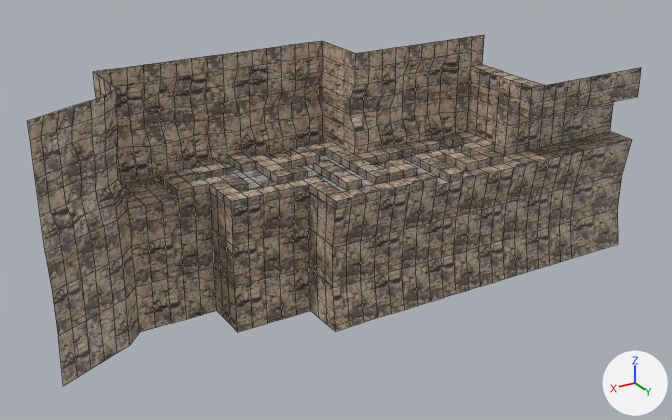
A saved change to the FBX model Assets/models/maps/e1m3.fbx.
One viewpoint serves both versions: a 50 mm lens placed at (0.315, 1.006, 0.412), pointed at (-0.239, 0.082, -0.05). Every picture has the same lights, and +X, +Y and +Z are marked at lower right. Mesh edges are drawn as thin lines. Objects named as collision shapes, trigger or cutter boxes, shadow casters or lower levels of detail are left out. Where no turn or scale is listed for an object, it has been applied to the vertices. Vertices at the same position are counted once.

Objects in the first picture: 'e1m3'.
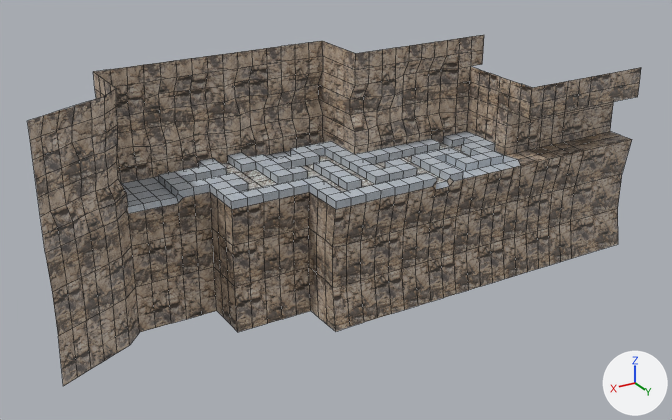
Where the change shows, as pixel boxes [x1, y1, x2, y2] in the pictures (672 x 420 px; the box of a moved part takes in the faces that stretch with it):
part 1 of me_e1m3, moved or reshaped
    both: [116, 170, 463, 256]
part 2 of me_e1m3, moved or reshaped
    both: [503, 153, 537, 203]
part 3 of me_e1m3, deleted
    before: [471, 65, 544, 88]
part 4 of me_e1m3, recoloured (brown to grey)
    both: [121, 131, 513, 209]
part 5 of me_e1m3, recoloured
    both: [222, 143, 470, 192]

The edits, one by one:
Picture 'Snow0.png' (img_snow0_png) is new.
Picture 'SnowMud0.png' (img_snowmud0_png) is new.
Material 'Material__Snow0_png' (mat_material__snow0_png) is new.
Its texture is img_snow0_png.
Material 'Material__SnowMud0_png' (mat_material__snowmud0_png) is new.
Its texture is img_snowmud0_png.
me_e1m3 is used by ob_e1m3; location (0.0, 0.0, 0.0).
Verts and faces of me_e1m3; kept vertices keep their numbers, new ones are numbered from 829.
Before the commit, vertices of me_e1m3: 187 (-0.46, 0.16, 0.0) at pixel (515, 159), 197 (-0.46, 0.18, 0.0) at pixel (525, 164).
Before the commit, vertices of me_e1m3: 729 (-0.48, 0.06, 0.1) at pixel (482, 64), 745 (-0.46, 0.12, 0.1) at pixel (500, 76), 746 (-0.46, 0.08, 0.1) at pixel (480, 69), 747 (-0.46, 0.1, 0.1) at pixel (490, 73), 748 (-0.46, 0.06, 0.1) at pixel (470, 66).
Before the commit, vertices of me_e1m3: 749 (-0.46, 0.14, 0.1) at pixel (510, 80), 750 (-0.48, 0.1, 0.1) at pixel (502, 71), 751 (-0.48, 0.08, 0.1) at pixel (492, 67), 752 (-0.48, 0.12, 0.1) at pixel (512, 74), 753 (-0.48, 0.14, 0.1) at pixel (522, 78).
Before the commit, vertices of me_e1m3: 758 (-0.46, 0.18, 0.1) at pixel (532, 87), 759 (-0.48, 0.18, 0.1) at pixel (544, 85), 761 (-0.48, 0.16, 0.1) at pixel (533, 81), 762 (-0.46, 0.16, 0.1) at pixel (521, 83).
me_e1m3 had 829 vertices, 768 faces and spanned x -0.65..0.13, y -0.03..0.18, z -0.159..0.14.
me_e1m3 now has 838 vertices, 770 faces and spans x -0.65..0.13, y -0.03..0.18, z -0.159..0.14.
Part 1, on me_e1m3:
6 vertices are removed from x -0.34..0.02, y 0.06..0.18, z 0.0.
20 faces are deleted.
8 vertices are added at x -0.346..0.024, y 0.06..0.18, z 0.0..0.006.
6 new vertices lie (0.0, 0.014, 0.0) away from vertices in x -0.34..0.02, y 0.04..0.16, z 0.0.
6 new vertices lie (0.0, 0.005, -0.006) away from vertices in x -0.34..0.02, y 0.054..0.174, z 0.0.
13 new faces join them, mat_material__rocks1_png (picture img_rocks1_png).
14 new faces join them, mat_material__snow0_png (picture img_snow0_png).
1 new face joins them, mat_material__snowmud0_png (picture img_snowmud0_png).
Part 2, on me_e1m3:
Vertex 187 moves to (-0.465, 0.16, 0.0), pixel (517, 159).
Vertex 197 moves to (-0.452, 0.18, 0.0), pixel (520, 165).
Part 3, on me_e1m3:
Vertices deleted: 750 to 753, 761 (with the faces that use them).
me_e1m3 part 4: 266 faces spanning x -0.65..0.02, y -0.02..0.18, z 0.0..0.06 switch from mat_material__rocks1_png (picture img_rocks1_png) to mat_material__snow0_png (picture img_snow0_png).
me_e1m3 part 5: 50 faces spanning x -0.44..-0.06, y -0.02..0.16, z 0.0 switch from mat_material__rocks2_png (picture img_rocks2_png) to mat_material__snowmud0_png (picture img_snowmud0_png).
